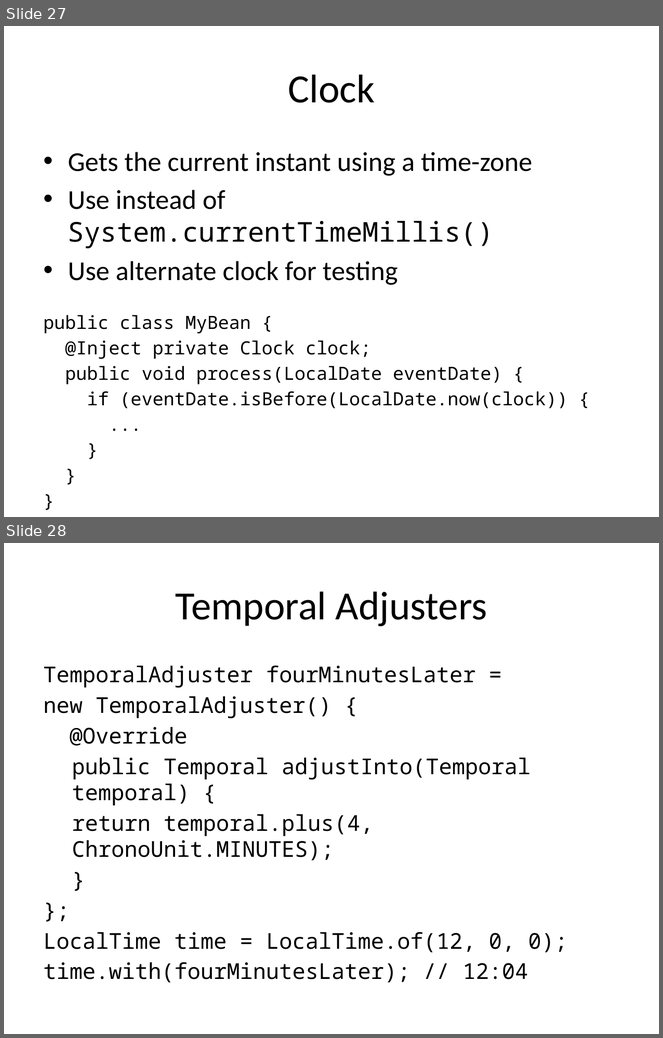
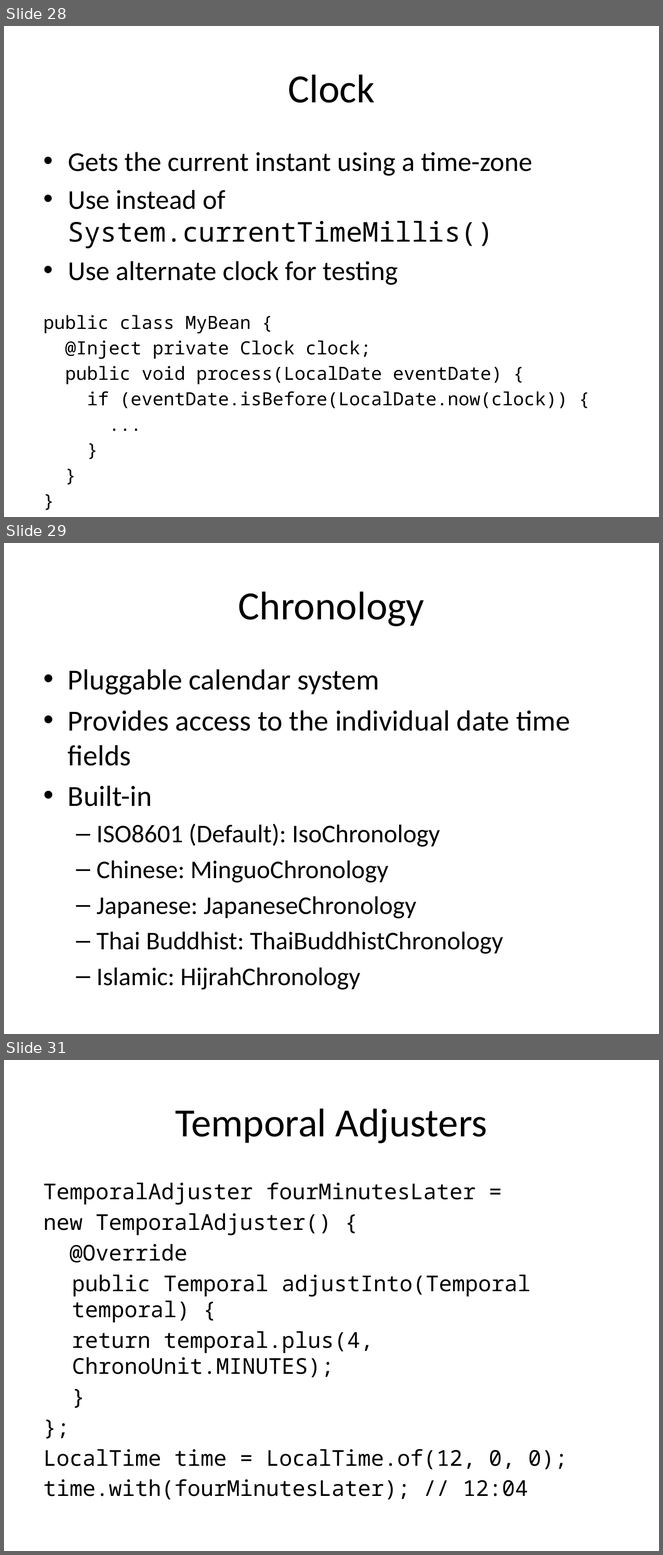
Before and after one commit to sualeh/make-a-date, a slide deck: Java 8 Date and Time API.pptx. Shown one above the other, each under a label of ours: slides 27 and 28 before the commit, slides 28, 29 and 31 after it; the slides between them are not shown. The pictures are 663x1038 and 663x1555 pixels, drawn with LibreOffice and Linux fonts; fonts in the diff are those of the drawing. Boxes give left, top, right and bottom in pixels: in the first picture for what was removed or moved away, otherwise in the second. Text is boxed around its words. In the diff, an @@ line names an element or a change of style, - is before the commit and + after.

```diff
--- a/Java 8 Date and Time API.pptx
+++ b/Java 8 Date and Time API.pptx
@@ slide 29 added at box(4, 543, 659, 1034), background #FFFFFF @@
@@ title added at box(239, 591, 425, 627), 44 pt, text #000000 @@
+Chronology
@@ text added at box(68, 669, 570, 990), 28 pt, text #000000 @@
+• Pluggable calendar system
+• Provides access to the individual date time fields
+• Built-in
+  – ISO8601 (Default): IsoChronology
+  – Chinese: MinguoChronology
+  – Japanese: JapaneseChronology
+  – Thai Buddhist: ThaiBuddhistChronology
+  – Islamic: HijrahChronology
@@ what was slide 27 is now slide 28 @@
@@ what was slide 28 is now slide 31 @@
```
Also in this commit, not shown: 13 slides changed, 8 other slides added, 3 slides removed, 1 other file.
